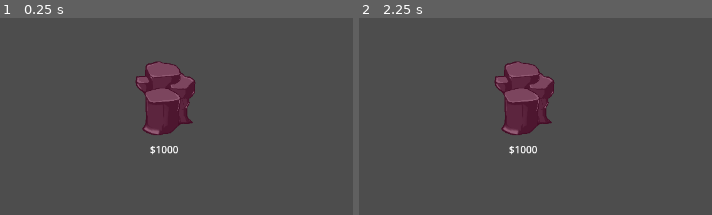
Above: before the commit, frames 1-2 (left to right).
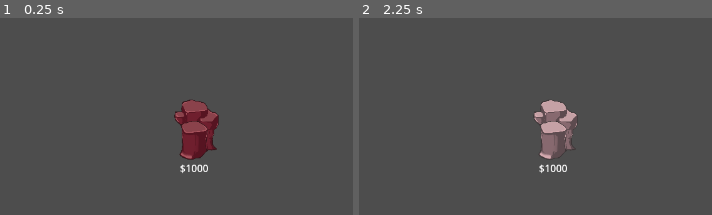
Above: after the commit, the same moments.

Repository: xtr3m3nerd/mini-jam-153-magnet-fishing
Game: Godot game, scene res://scenes/testing/test_shop.tscn
Same seed, same stepped clock (60 frames per second), same inputs: the game is played once before the commit and once after it. The project has no main scene, so this scene is started directly. The engine's default icon, where the game draws it, is replaced by a stand-in: a white triangle on a blue panel in a dark square.
Inputs (mouse positions are % of the whole screen's width and height, from its top left):
- Up to frame 1 (0.25 s): no input
- Up to frame 2 (2.25 s): click (32, 53) at 0.5 s, where only the run after the commit has a clickable "[center]$1000[/center]"; click "Hello" at 1.25 s; tap Enter at 2 s; move the mouse to (28, 45) at 2.02 s; hold D (move_right) from 2.03 s (still down); hold Space (magnet) from 2.03 s (still down)
The pictures show only the part of the screen within x 5-54%, y 24-74%; the shares and areas given below are measured in that part.

The runs differ from the first frame. In frame 1, 7.1% of the frame differs, in the area x 38-63%, y 21-79%; in frame 2, 6.5%.

Commit message:
redid button

Diff:
--- a/scenes/prefabs/display_item.gd
+++ b/scenes/prefabs/display_item.gd
@@ -1,4 +1,4 @@
-extends Node2D
+extends TextureButton
 
 
 # Called when the node enters the scene tree for the first time.
@@ -11,13 +11,19 @@
 	pass
 
 
-func _on_area_2d_mouse_entered():
-	print("Entered")
+
+
+
+func _on_pressed():
+	print("Test")
 
 	pass # Replace with function body.
 
+func _on_mouse_entered():
+	material.set("shader_parameter/HovState",1)
+	pass # Replace with function body.
 
-func _on_area_2d_mouse_exited():
-	print("Exited")
 
+func _on_mouse_exited():
+	material.set("shader_parameter/HovState",0)
 	pass # Replace with function body.
--- a/scenes/prefabs/display_item.tscn
+++ b/scenes/prefabs/display_item.tscn
@@ -1,37 +1,39 @@
-[gd_scene load_steps=4 format=3 uid="uid://bwwhipiacpd5i"]
+[gd_scene load_steps=5 format=3 uid="uid://bwwhipiacpd5i"]
 
+[ext_resource type="Texture2D" uid="uid://cuu6txe8t03ca" path="res://assets/images/rock_red.png" id="1_l8vlq"]
 [ext_resource type="Script" path="res://scenes/prefabs/display_item.gd" id="1_m0dg3"]
-[ext_resource type="Texture2D" uid="uid://c1ojmy6qm13o6" path="res://assets/images/rock_purple.png" id="1_xkcnh"]
+[ext_resource type="Shader" path="res://assets/Shaders/Selection.gdshader" id="2_x37r2"]
 
-[sub_resource type="RectangleShape2D" id="RectangleShape2D_uwbjt"]
-size = Vector2(95, 116)
+[sub_resource type="ShaderMaterial" id="ShaderMaterial_kt860"]
+shader = ExtResource("2_x37r2")
+shader_parameter/flashColor = Color(1, 1, 1, 1)
+shader_parameter/HovState = 0.0
+shader_parameter/outlineColHov = Color(0, 0, 0, 1)
 
-[node name="DisplayItem" type="Node2D"]
+[node name="DisplayItem" type="TextureButton"]
+material = SubResource("ShaderMaterial_kt860")
+offset_right = 100.0
+offset_bottom = 100.0
+texture_normal = ExtResource("1_l8vlq")
+ignore_texture_size = true
+stretch_mode = 5
 script = ExtResource("1_m0dg3")
-
-[node name="Sprite2D" type="Sprite2D" parent="."]
-scale = Vector2(0.249074, 0.227778)
-texture = ExtResource("1_xkcnh")
 
 [node name="RichTextLabel" type="RichTextLabel" parent="."]
 clip_contents = false
+layout_mode = 1
 anchors_preset = 5
 anchor_left = 0.5
 anchor_right = 0.5
-offset_left = -48.0
-offset_top = 70.0
-offset_right = 47.0
-offset_bottom = 93.0
+offset_left = -50.0
+offset_top = 100.0
+offset_right = 45.0
+offset_bottom = 123.0
 grow_horizontal = 2
 bbcode_enabled = true
 text = "[center]$1000[/center]"
 tab_size = 3
 
-[node name="Area2D" type="Area2D" parent="."]
-
-[node name="CollisionShape2D" type="CollisionShape2D" parent="Area2D"]
-position = Vector2(0.5, 0)
-shape = SubResource("RectangleShape2D_uwbjt")
-
-[connection signal="mouse_entered" from="Area2D" to="." method="_on_area_2d_mouse_entered"]
-[connection signal="mouse_exited" from="Area2D" to="." method="_on_area_2d_mouse_exited"]
+[connection signal="mouse_entered" from="." to="." method="_on_mouse_entered"]
+[connection signal="mouse_exited" from="." to="." method="_on_mouse_exited"]
+[connection signal="pressed" from="." to="." method="_on_pressed"]
--- a/scenes/testing/test_shop.tscn
+++ b/scenes/testing/test_shop.tscn
@@ -1,4 +1,3 @@
-
 [gd_scene load_steps=5 format=3 uid="uid://h0e86e3416os"]
 
 [ext_resource type="Script" path="res://scenes/prefabs/player.gd" id="1_3gmtx"]
@@ -31,5 +30,9 @@
 [node name="Sprite2D" type="Sprite2D" parent="Player"]
 position = Vector2(1073, 563)
 texture = ExtResource("1_6et8l")
+
 [node name="DisplayItem" parent="." instance=ExtResource("4_yibra")]
-position = Vector2(331, 287)
+offset_left = 331.0
+offset_top = 287.0
+offset_right = 431.0
+offset_bottom = 387.0
